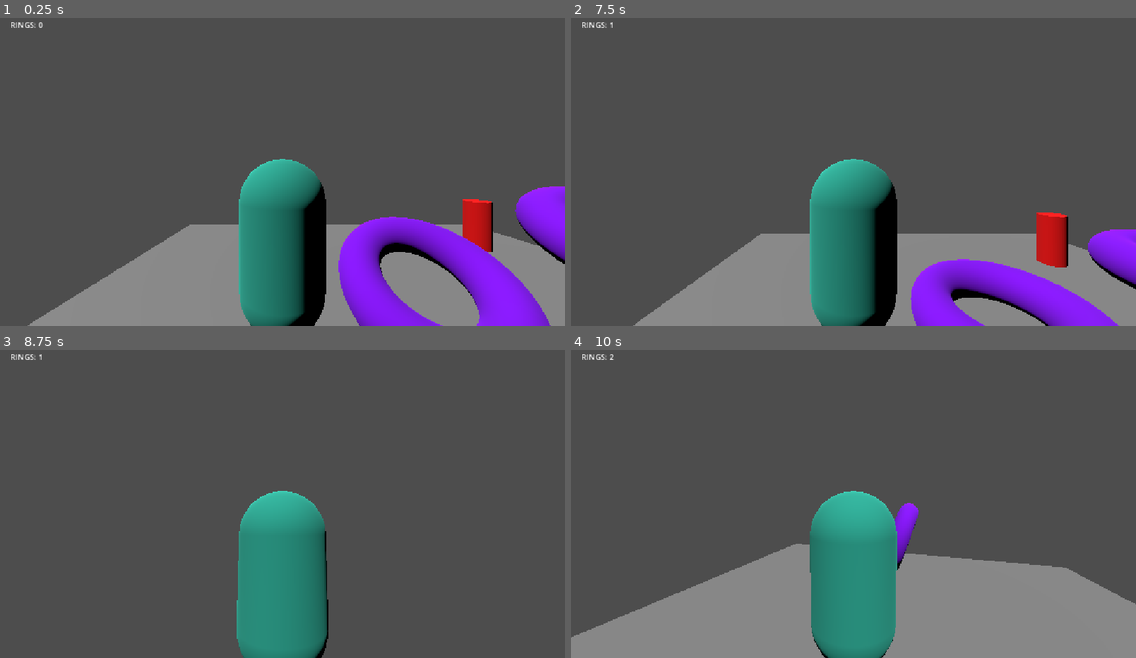
Above: before the commit, frames 1-4 (two rows, left to right).
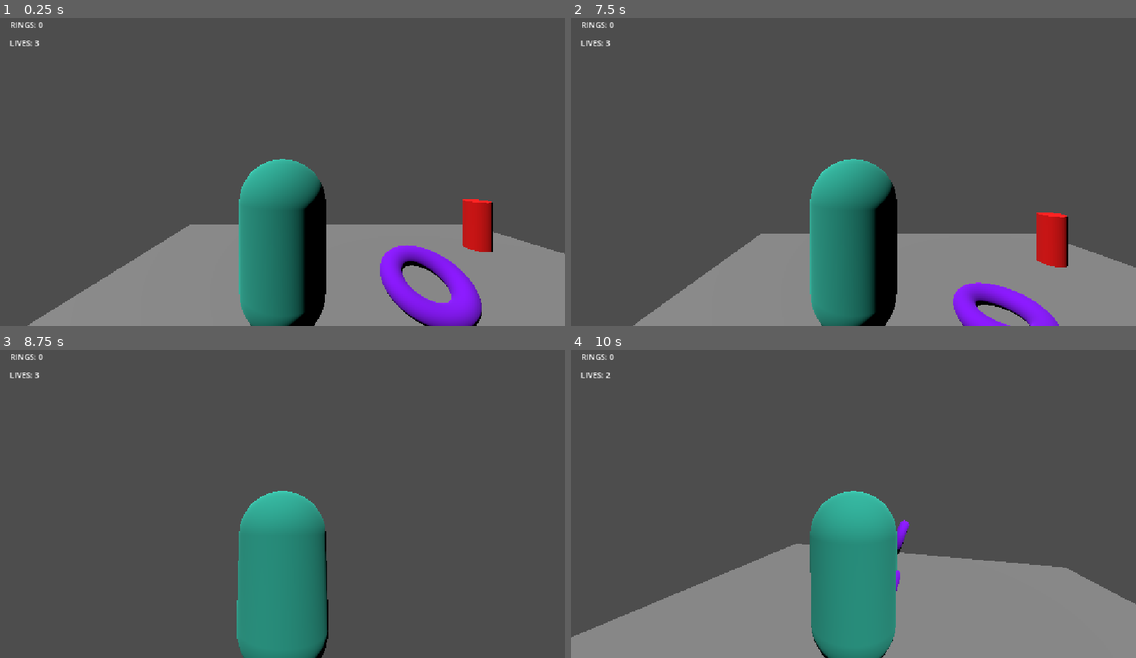
Above: after the commit, the same moments.

Repository: Foxsia/3Dplatformer
Game: Godot game, scene res://level_1.tscn
Same seed, same stepped clock (60 frames per second), same inputs: the game is played once before the commit and once after it.
Inputs (mouse positions are in pixels of both pictures, inside the frame that each line leads up to):
- Up to frame 1 (0.25 s): no input
- Up to frame 2 (7.5 s): move the mouse to (881, 165) at 0.52 s; hold Ctrl (sprint) 0.53-1.28 s; hold W (up) 0.53-5.78 s; tap Space (jump) at 0.77, 1.52, 2.75, 3.02, 3.77, 4.52, 6.02, 6.77, 7.25 s; move the mouse to (825, 168) at 1.27 s; tap Ctrl (sprint) every 1.5 s from 1.35 to 7.35 s; tap Enter at 2, 5 s; move the mouse to (864, 162) at 2.02 s; hold Ctrl (sprint) 2.03-2.78 s; move the mouse to (847, 172) at 2.77 s; move the mouse to (893, 172) at 3.52 s; hold Ctrl (sprint) 3.53-4.28 s; move the mouse to (808, 162) at 4.27 s; move the mouse to (859, 168) at 5.02 s; hold Ctrl (sprint) 5.03-5.78 s; move the mouse to (830, 159) at 5.77 s; hold D (right) 5.78-6.53 s; move the mouse to (881, 165) at 6.52 s; hold Ctrl (sprint) 6.53-7.28 s; hold W (up) from 6.53 s (still down); move the mouse to (825, 168) at 7.27 s
- Up to frame 3 (8.75 s): keep holding W (up); tap Space (jump) at 7.52 s; move the mouse to (293, 494) at 8.02 s; hold Ctrl (sprint) from 8.03 s (still down)
- Up to frame 4 (10 s): move the mouse to (847, 504) at 8.77 s; release W (up) at 8.78 s; release Ctrl (sprint) at 8.78 s; hold A (left) 8.78-9.53 s; tap Ctrl (sprint) at 8.85 s; tap Space (jump) at 9.02, 9.77 s; tap Enter at 9.5 s; move the mouse to (893, 504) at 9.52 s; hold W (up) from 9.53 s (still down); hold Ctrl (sprint) from 9.53 s (still down)

The runs differ from the first frame. In frame 1, 11% of the frame differs, in the area x 1-100%, y 7-100%; in frame 2, 6.5%; in frame 3, less than 0.1%; in frame 4, 0.5%.

Commit message:
add lives label

Diff:
--- a/hud.gd
+++ b/hud.gd
@@ -1,10 +1,17 @@
 extends CanvasLayer
 
 @onready var ring_label = $RingLabel
+@onready var lives_label = $LivesLabel
+@onready var player = $"../Player"
 
 func _ready():
 	GameManager.rings_changed.connect(_on_rings_changed)
 	_on_rings_changed(GameManager.rings)
+	player.lives_changed.connect(_on_lives_changed)
+	_on_lives_changed(player.lives)
 
 func _on_rings_changed(amount):
 	ring_label.text = "RINGS: " + str(amount)
+
+func _on_lives_changed(amount):
+	lives_label.text = "LIVES: " + str(amount)
--- a/level_1.tscn
+++ b/level_1.tscn
@@ -51,3 +51,9 @@
 offset_top = 21.0
 offset_right = 148.0
 offset_bottom = 76.0
+
+[node name="LivesLabel" type="Label" parent="HUD" unique_id=348366155]
+offset_left = 20.0
+offset_top = 58.0
+offset_right = 141.0
+offset_bottom = 107.0
--- a/player.gd
+++ b/player.gd
@@ -1,5 +1,6 @@
 extends CharacterBody3D
 
+signal lives_changed(new_lives)
 
 const SPEED := 5.0
 const JUMP_VELOCITY := 4.5
@@ -81,7 +82,7 @@
 	is_dead = true
 	lives -= 1
 
-	print(lives)
+	lives_changed.emit(lives)
 
 	if lives <= 0:
 		game_over()
--- a/ring.tscn
+++ b/ring.tscn
@@ -8,17 +8,18 @@
 albedo_color = Color(0.5411765, 0, 1, 1)
 
 [sub_resource type="BoxShape3D" id="BoxShape3D_2wta4"]
-size = Vector3(2, 0.47668457, 1)
+size = Vector3(2, 0.47668457, 1.510498)
 
 [node name="Ring" type="Area3D" unique_id=1555783509]
+transform = Transform3D(0.5, 0, 0, 0, 0.5, 0, 0, 0, 0.5, 0, 0, 0)
 collision_layer = 2
 script = ExtResource("1_ln3uk")
 
 [node name="MeshInstance3D" type="MeshInstance3D" parent="." unique_id=53885017]
-transform = Transform3D(1, 0, 0, 0, 1, 0, 0, 0, 1, 0, 0.25395286, 0)
+transform = Transform3D(0.5, 0, 0, 0, 0.5, 0, 0, 0, 0.5, 0, 0.25395286, 0)
 mesh = SubResource("TorusMesh_0vgel")
 surface_material_override/0 = SubResource("StandardMaterial3D_523gj")
 
 [node name="CollisionShape3D" type="CollisionShape3D" parent="." unique_id=1144581758]
-transform = Transform3D(1, 0, 0, 0, 1, 0, 0, 0, 1, 0, 0.23723534, 0)
+transform = Transform3D(0.5, 0, 0, 0, 0.5, 0, 0, 0, 0.5, 0, 0.23723534, 0.036987305)
 shape = SubResource("BoxShape3D_2wta4")
